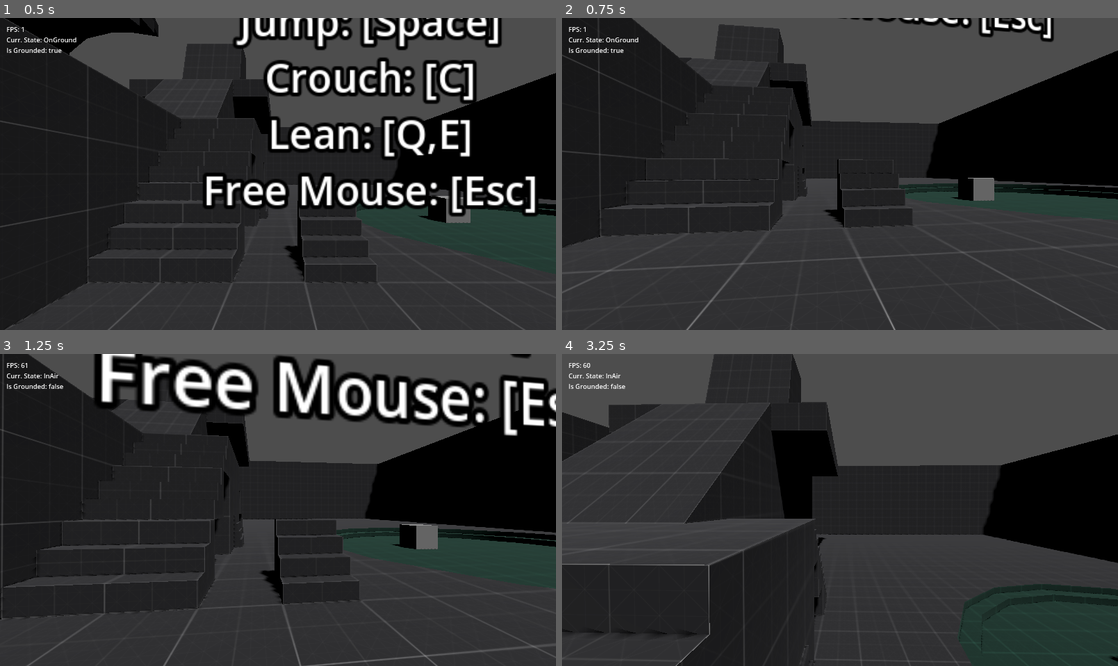
Above: before the commit, frames 1-4 (two rows, left to right).
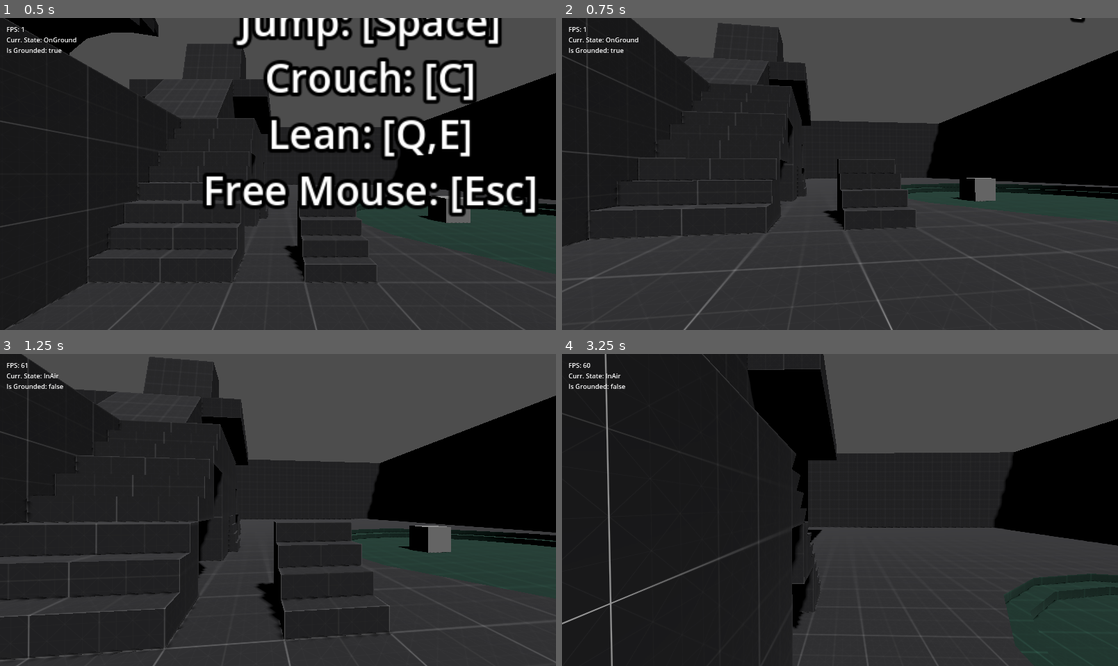
Above: after the commit, the same moments.

Repository: newengland-neighbor/data-driven-fp-controller
Game: Godot game, scene res://environments/prototyping_room/prototyping_room.tscn
Same seed, same stepped clock (60 frames per second), same inputs: the game is played once before the commit and once after it.
Inputs (mouse positions are in pixels of both pictures, inside the frame that each line leads up to):
- Up to frame 1 (0.5 s): no input
- Up to frame 2 (0.75 s): tap Enter at 0.5 s; move the mouse to (867, 174) at 0.52 s; hold W (move_forward) from 0.53 s (still down); hold C (crouch) from 0.53 s (still down)
- Up to frame 3 (1.25 s): keep holding W (move_forward); keep holding C (crouch); tap Space (jump) at 0.77 s
- Up to frame 4 (3.25 s): keep holding W (move_forward); move the mouse to (812, 510) at 1.27 s; release C (crouch) at 1.28 s; tap Shift (sprint) at 1.35, 2.85 s; tap Space (jump) at 1.52, 3.02 s; move the mouse to (851, 503) at 2.02 s; hold C (crouch) 2.03-2.78 s; move the mouse to (834, 516) at 2.77 s

Frame 1 is identical in both runs. In frame 2, 3.2% of the frame differs, in the area x 0-100%, y 0-100%; in frame 3, 17%; in frame 4, 30%.

Commit message:
Update fps_player_core_composition.tscn

Diff:
--- a/entities/player/fps_player_core_composition.tscn
+++ b/entities/player/fps_player_core_composition.tscn
@@ -18,12 +18,16 @@
 [sub_resource type="Resource" id="Resource_6imgx"]
 script = ExtResource("4_ghjgy")
 coyote_timer_max = 0.15
+move_acceleration = 8.0
+move_drag = 12.0
 metadata/_custom_type_script = "uid://cxgy25qiubaab"
 
 [sub_resource type="Resource" id="Resource_8yutd"]
 script = ExtResource("5_poec7")
 jump_force = 7.5
 fall_threshold = -7.0
+move_acceleration = 6.0
+move_drag = 3.0
 metadata/_custom_type_script = "uid://kdx6fwn5y461"
 
 [sub_resource type="Resource" id="Resource_q4kx1"]
@@ -53,7 +57,7 @@
 [sub_resource type="Resource" id="Resource_yjan8"]
 script = ExtResource("10_yjan8")
 speed_modifier = 1.8
-omni_directional = false
+omni_directional = true
 step_volume_modifier = 2.0
 metadata/_custom_type_script = "uid://co7su8o0lbn30"
 
@@ -154,7 +158,7 @@
 transform = Transform3D(1, 0, 0, 0, 1, 0, 0, 0, 1, 0, -0.5, 0)
 stream = SubResource("AudioStreamPolyphonic_6i2yp")
 max_polyphony = 8
-bus = &"SoundEffects"
+bus = &"SFX"
 audio_library = ExtResource("14_1a1gv")
 
 [node name="GroundCast3D" type="RayCast3D" parent="."]
